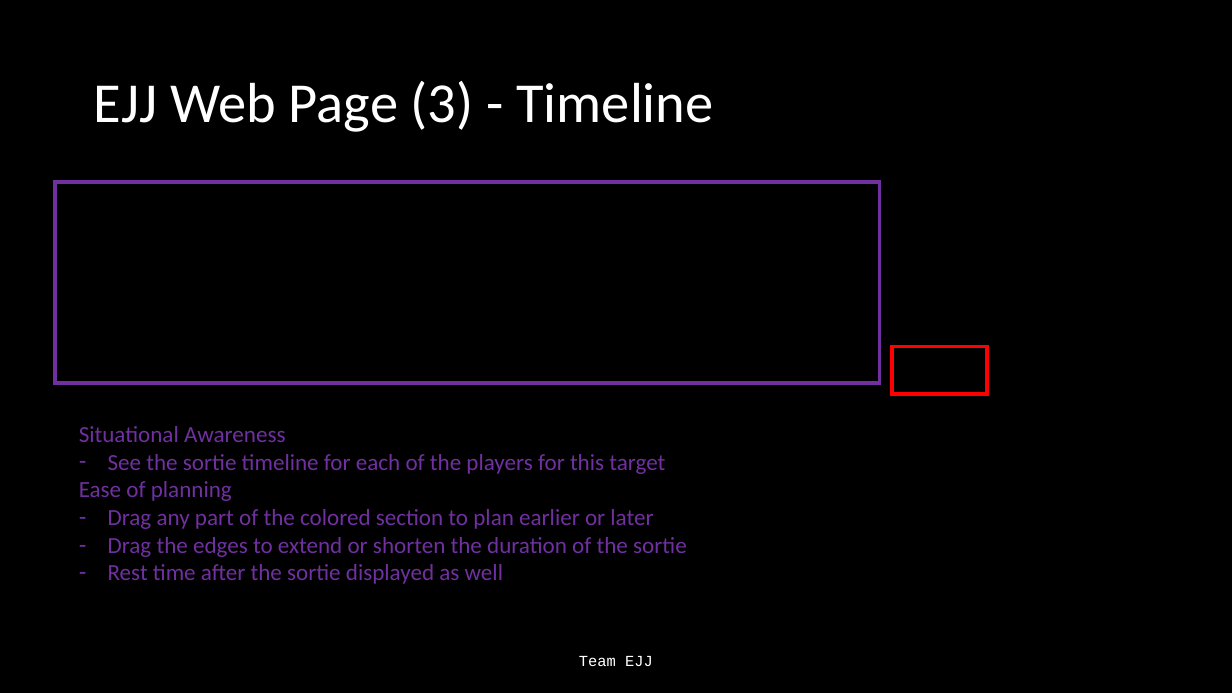
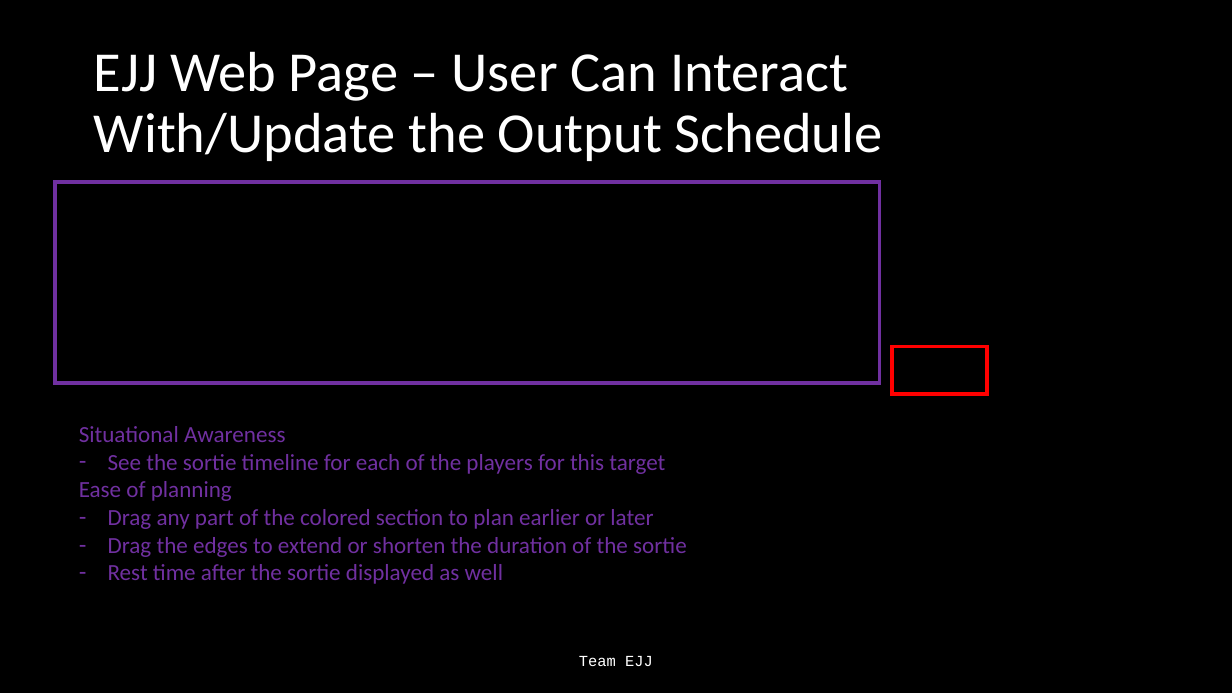
Before and after one commit to Jonathan805/RestrictedPlanning, a slide deck: slide 15 of TeamEJJ.pptx (slide 14 before the commit). Drawn at 1232x693 pixels with LibreOffice and Linux fonts; fonts in the diff are those of the drawing. Boxes give left, top, right and bottom in pixels: in the first picture for what was removed or moved away, otherwise in the second. Text is boxed around its words. In the diff, an @@ line names an element or a change of style, - is before the commit and + after.

```diff
--- a/TeamEJJ.pptx
+++ b/TeamEJJ.pptx
@@ title at (x1=94, y1=51, x2=883, y2=161): text changed @@
-EJJ Web Page (3) - Timeline
+EJJ Web Page – User Can Interact With/Update the Output Schedule
```
Also in this commit, not shown: 4 other slides changed, 1 slide added, 1 other file.
